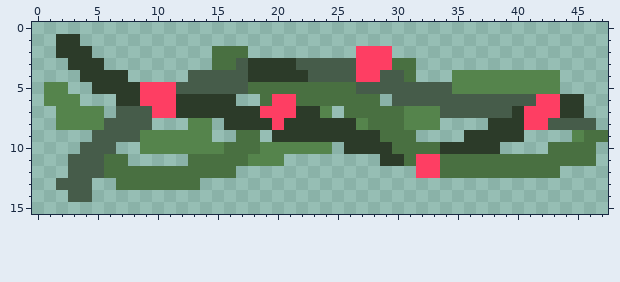
A pixel-art sprite gets an edit: assets/Assets/images/attacks/F10RHp.png. That is the earlier state.
The file is 48x16 pixels. Colours within 5 levels of each other are drawn and written as one.
After:
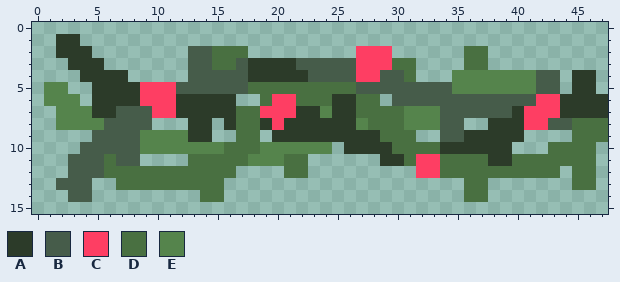
Palette (. is transparent): A #2c3b29  B #465c4a  C #fe3e63  D #497041  E #55844c
What changed:
Changed rows in their new state; - is an unchanged pixel.
first column x 5:
 2 --------BB---------------------DD----------
 3 --------BB---------------------DD----------
 4 -------------------------------------BB-AA-
 5 -------------------------------------BB-AA-
 6 AA------------------AA-------------------AA
 7 AA----------DD------AA-------------------AA
 8 --------AA--DD---------------BB---------DDD
 9 --------AA-------------------BB---------D--
10 --BB------------------------------A--------
11 --BB------------DD---------------AA--------
12 ----------------DD----------------------DD-
13 ---------DD--------------------DD-------DD-
14 ---------DD--------------------DD----------
